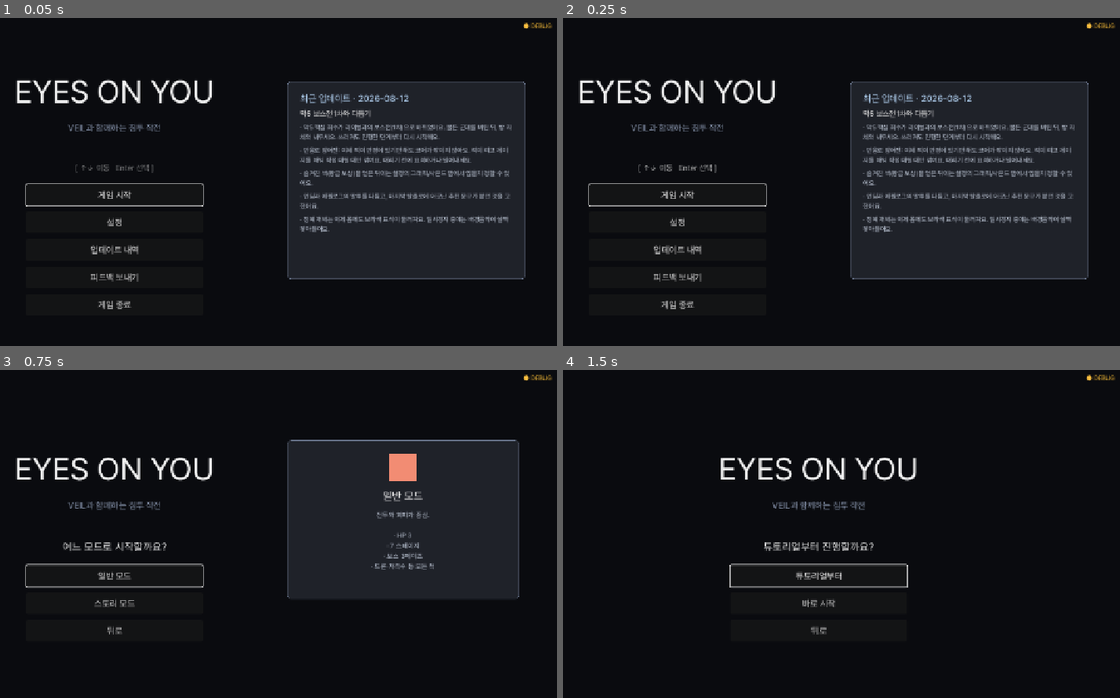
Above: before the commit, frames 1-4 (two rows, left to right).
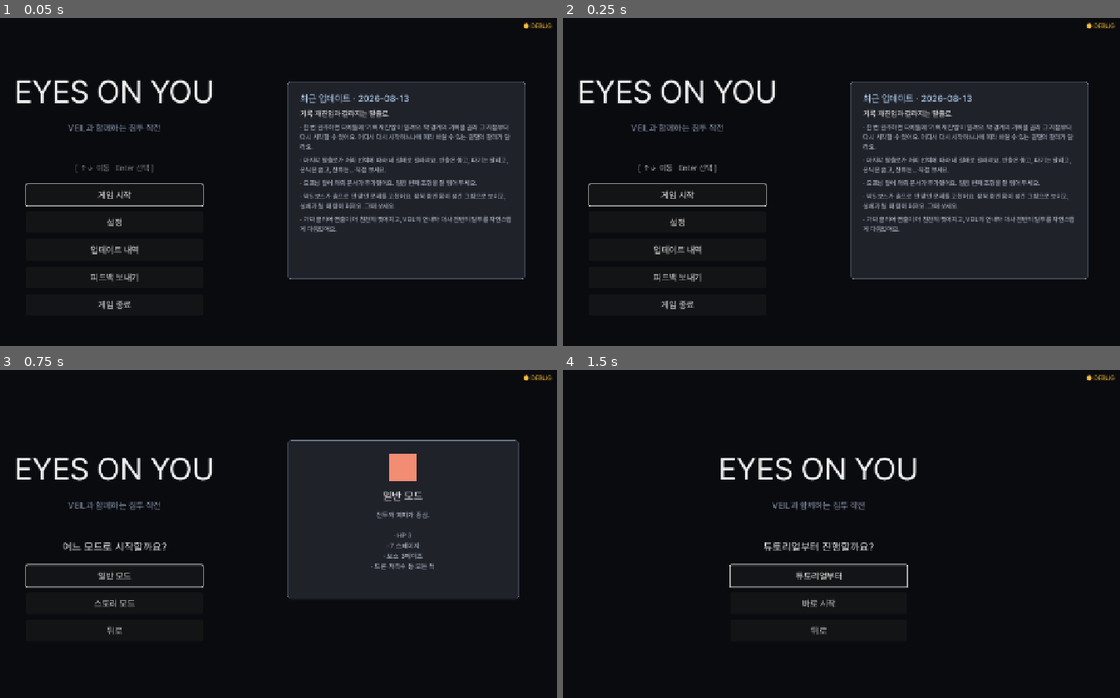
Above: after the commit, the same moments.

Repository: soomin007/EyesOnYou-Full
Game: Godot game, scene res://scenes/main.tscn
Two runs of this game, one before a commit and one after it. Both use one fixed random seed, a clock stepped at 60 frames per second and the inputs below. Sound files missing from this copy of the repository are replaced by a short silence.
Inputs:
- Up to frame 1 (0.05 s): no input
- Up to frame 2 (0.25 s): no input
- Up to frame 3 (0.75 s): click "게임 시작" at 0.5 s
- Up to frame 4 (1.5 s): click "일반 모드" at 1.25 s

The runs differ from the first frame. In frame 1, 3.7% of the frame differs, in the area x 53-92%, y 23-66%; in frame 2, 3.7%; in frame 3, nothing differs; in frame 4, nothing differs.

Commit message:
feat(escape): 처리별 탈출 4종 — 마지막 스테이지가 선택으로 갈라진다
- RouteData: route_escape_extract/destroy/conceal/leave 신설(s14 배타,
  disposal_choice 풀 필터) + 원형 route_escape는 스토리 모드 전용(story_only)
- MapData 레이아웃 4종: 봉쇄 게이트(혼성 고밀도+재머) / 붕괴 회랑(추격 벽+
  잔해, 엘리트 잠금) / 정비 갱도(수색 빔+니치 7, 엘리트 잠금) / 무인 회랑
  (적 0+위장 함정 1+배웅 실루엣 3)
- Stage: route_lines(맵 데이터 구동 1회 진행 자막, 라이벌/VEIL·글리치 옵션) +
  fake_watchers(FalseVeil._FakeMarker 재사용) 프리미티브 + 처리별 톤 캐스트
  (MUL 블렌드 — 막5 라이벌 CanvasModulate와 충돌 회피) + 경광/분진 연출
- route_escape 참조처 begins_with 이주(붕괴 해제·ACT3 자막 제외·평화주의
  제외·BGM 매핑) — known_issues route id 하드코딩 함정 대응
- 패치노트 2026-08-13 등재(재진입·탈출 4종·의뢰 문서·보스 피격 수정)

하니스 전 항목 PASS(디스포절 필터 4종+폴백+스토리 유지 · 4맵 부팅 기믹/적
구성 · route_lines 무크래시) + 스크린샷 4장 확인. 밸런스는 실플레이 대기

Co-Authored-By: Claude Fable 5 <noreply@anthropic.com>

Diff:
--- a/scripts/GameInfo.gd
+++ b/scripts/GameInfo.gd
@@ -10,6 +10,17 @@
 
 # 최신순(맨 위가 최신). date = 표시용, items = 변경점 줄.
 const PATCH_NOTES: Array = [
+	{
+		"date": "2026-08-13",
+		"title": "기록 재진입과 갈라지는 탈출로",
+		"items": [
+			"한 번 완주하면 타이틀에 '기록 재진입'이 열려요. 막 경계의 기록을 골라 그 지점부터 다시 시작할 수 있어요. 어디서 다시 시작하느냐에 따라 바꿀 수 있는 결말의 갈래가 달라요.",
+			"마지막 탈출로가 처리 선택에 따라 네 갈래로 갈라져요. 반출은 뚫고, 파기는 달리고, 은닉은 숨고, 잔류는... 직접 보세요.",
+			"오프닝 앞에 의뢰 문서가 추가됐어요. 일곱 번째 조항을 잘 읽어 두세요.",
+			"막5 보스가 총으로 안 맞던 문제를 고쳤어요. 잠복 중엔 몸이 성긴 그림으로 보이고, 실체가 될 때 링이 퍼져요. 그때 쏘세요.",
+			"가짜 클리어 연출이 더 천천히 찢어지고, VEIL의 안내와 대사 전반의 말투를 자연스럽게 다듬었어요.",
+		],
+	},
 	{
 		"date": "2026-08-12",
 		"title": "막5 보스전 1차와 다듬기",
--- a/scripts/GameState.gd
+++ b/scripts/GameState.gd
@@ -429,7 +429,7 @@
 	# 그 외, 보스/탈출 직전 첫 전투 맵(일반 stage>=4 / 스토리 stage2~3, 아직 안 붕괴)은 "진입부터 붕괴"
 	# onset으로: VeilSight가 시작부터 어둡고 진입 시 역전 멘트 1회(Stage가 pending으로 처리). 중간 글리치·
 	# 자막 겹침을 없애 "갑자기 와다닥" 느낌 제거(사용자 보고).
-	if rid == "route_escape":
+	if rid.begins_with("route_escape"):
 		veil_degraded = false
 		veil_reversal_pending = false
 	elif not veil_degraded:
--- a/scripts/MapData.gd
+++ b/scripts/MapData.gd
@@ -34,6 +34,10 @@
 		"route_ward":       return _ward()
 		"route_datacenter": return _datacenter()
 		"route_escape":     return _escape()
+		"route_escape_extract": return _escape_extract()
+		"route_escape_destroy": return _escape_destroy()
+		"route_escape_conceal": return _escape_conceal()
+		"route_escape_leave":   return _escape_leave()
 		"route_lab":        return _lab()
 		"route_core_recovery": return _core_recovery()
 		"route_hidden":     return _hidden()
@@ -633,6 +637,148 @@
 			"drone":  [],
 			"bomber": [], "shield": [],
 		},
+		"rewards": {"xp_orbs": [], "hp_pickups": []},
+		"spikes": [],
+	}
+
+# ─── 9-b. 처리별 탈출 4종(replay_support_plan §3.2) — _escape() 뼈대(터널→야경 3800) 공유,
+# 룰과 톤을 처리 선택이 정한다. s14 배타, RouteData disposal 키로 1종만 풀 진입. ───
+
+# 반출 = 총력 저지. 드라이브가 신호를 뿜어 위치가 상시 노출 — 시설 전 유닛이 길목에 몰린다.
+# 정면 돌파, 최고 밀도. 재머 1기(§4.1 맵당 1) + 혼성 배치. 엘리트는 스테이지 램프대로(만렙 대응).
+static func _escape_extract() -> Dictionary:
+	return {
+		"world_type":   "HORIZONTAL",
+		"world_size":   Vector2(3800.0, 720.0),
+		"player_start": Vector2(140.0, 540.0),
+		"goal_type":    "POSITION",
+		"goal_pos":     Vector2(3680.0, 540.0),
+		"camera_mode":  "HORIZONTAL",
+		"platforms": [
+			{"pos": Vector2(400, 520),  "w": 240.0},
+			{"pos": Vector2(800, 480),  "w": 240.0},
+			{"pos": Vector2(1200, 520), "w": 240.0},
+			{"pos": Vector2(1600, 480), "w": 240.0},
+			{"pos": Vector2(2000, 520), "w": 240.0},
+			{"pos": Vector2(2400, 480), "w": 240.0},
+			{"pos": Vector2(2800, 520), "w": 240.0},
+			{"pos": Vector2(3200, 480), "w": 240.0},
+			{"pos": Vector2(3500, 520), "w": 200.0},
+		],
+		"enemies": {
+			"patrol": [Vector2(650, 600.0), Vector2(1150, 600.0), Vector2(2050, 600.0), Vector2(2650, 600.0), Vector2(3150, 600.0)],
+			"sniper": [],
+			"drone":  [Vector2(2350, 300.0), Vector2(3050, 300.0)],
+			"bomber": [Vector2(1750, 600.0), Vector2(3300, 600.0)],
+			"shield": [Vector2(1450, 600.0), Vector2(2900, 600.0)],
+			"jammer": [Vector2(2450, 600.0)],
+		},
+		"route_lines": [
+			{"x": 1800.0, "who": "veil", "text": "경보가 우릴 앞질러 가요. 다음 구간은 미리 쏘면서 진입하죠.", "dur": 3.4},
+		],
+		"rewards": {"xp_orbs": [], "hp_pickups": [Vector2(2200, 460.0)]},
+		"spikes": [],
+	}
+
+# 파기 = 붕괴 탈출. 소각 여파로 시설 제어가 무너진다 — collapse 문법(추격 벽+잔해) 확장.
+# 라이벌 간섭이 폭주하다 뚝 끊기는 배웅(route_lines). 강제 전진 중 강화 개체는 unfair — 엘리트 잠금.
+static func _escape_destroy() -> Dictionary:
+	return {
+		"world_type":   "HORIZONTAL",
+		"world_size":   Vector2(3800.0, 720.0),
+		"player_start": Vector2(140.0, 540.0),
+		"goal_type":    "POSITION",
+		"goal_pos":     Vector2(3680.0, 540.0),
+		"camera_mode":  "HORIZONTAL",
+		"elite_chance": 0.0,
+		"chase_hazard": {"start_x": -300.0, "speed": 225.0, "max_gap": 680.0},
+		"platforms": [
+			{"pos": Vector2(1600, 470), "w": 130.0},
+			{"pos": Vector2(2900, 460), "w": 130.0},
+		],
+		"hurdles": [
+			{"x": 900.0,  "w": 46.0, "h": 80.0},
+			{"x": 1500.0, "w": 46.0, "h": 100.0},
+			{"x": 2100.0, "w": 54.0, "h": 120.0},
+			{"x": 2700.0, "w": 46.0, "h": 100.0},
+			{"x": 3200.0, "w": 46.0, "h": 80.0},
+		],
+		"enemies": {
+			"patrol": [Vector2(2400, 600.0)],
+			"sniper": [], "drone": [], "bomber": [], "shield": [],
+		},
+		"route_lines": [
+			{"x": 800.0,  "who": "rival", "text": "타는 냄새가 여기까지 옵니다. 제가... 타는 냄새가.", "dur": 3.2, "glitch": true},
+			{"x": 1900.0, "who": "rival", "text": "요원. 요원, 요원, 요ㅇ", "dur": 2.4, "glitch": true},
+			{"x": 2600.0, "who": "veil",  "text": "...신호가 끊겼어요. 저것도, 시설도. 앞만 봐요.", "dur": 3.2},
+		],
+		"rewards": {"xp_orbs": [], "hp_pickups": []},
+		"spikes": [],
+	}
+
+# 은닉 = 밀고당하는 잠입. 시설은 모르지만 라이벌은 안다 — 수색 빔(SweepBeam 검문)이 통로를 훑고,
+# 니치 사이를 리듬으로 건넌다. 막1 침투 문법의 역방향(어둠·회피 중심, 적 최소).
+static func _escape_conceal() -> Dictionary:
+	return {
+		"world_type":   "HORIZONTAL",
+		"world_size":   Vector2(3800.0, 720.0),
+		"player_start": Vector2(140.0, 540.0),
+		"goal_type":    "POSITION",
+		"goal_pos":     Vector2(3680.0, 540.0),
+		"camera_mode":  "HORIZONTAL",
+		"elite_chance": 0.0,
+		"sweep_beam": {
+			"x_start": -60.0, "x_end": 3860.0, "y_top": -120.0, "y_bot": 640.0,
+			"speed": 380.0, "rest": 2.0, "telegraph": 0.7, "beam_half": 24.0,
+		},
+		"cover_niches": [460.0, 950.0, 1450.0, 1950.0, 2450.0, 2950.0, 3450.0],
+		"niche_half": 90.0,
+		"platforms": [],
+		"enemies": {
+			"patrol": [Vector2(1250, 600.0), Vector2(2650, 600.0)],
+			"sniper": [], "drone": [], "bomber": [], "shield": [],
+		},
+		"route_lines": [
+			{"x": 1300.0, "who": "veil",  "text": "수색등이 우리 동선을 알고 움직여요. ...누가 흘리고 있어요.", "dur": 3.4},
+			{"x": 2700.0, "who": "rival", "text": "어디로 가시는 겁니까, 요원. 그건 제 것이기도 합니다.", "dur": 3.4},
+		],
+		"rewards": {"xp_orbs": [], "hp_pickups": []},
+		"spikes": [],
+	}
+
+# 잔류 = 거짓 평온. 라이벌이 유일하게 만족한 결말 — 아무도 막지 않는다. 적 0, 대신 거짓 렌더의
+# 최후 변주: 구형 렌더 실루엣들이 길가에 서서 배웅하고(fake_watchers), 위장 함정 하나(§4.1 맵당 1).
+static func _escape_leave() -> Dictionary:
+	return {
+		"world_type":   "HORIZONTAL",
+		"world_size":   Vector2(3800.0, 720.0),
+		"player_start": Vector2(140.0, 540.0),
+		"goal_type":    "POSITION",
+		"goal_pos":     Vector2(3680.0, 540.0),
+		"camera_mode":  "HORIZONTAL",
+		"platforms": [
+			{"pos": Vector2(400, 520),  "w": 240.0},
+			{"pos": Vector2(800, 480),  "w": 240.0},
+			{"pos": Vector2(1200, 520), "w": 240.0},
+			{"pos": Vector2(1600, 480), "w": 240.0},
+			{"pos": Vector2(2000, 520), "w": 240.0},
+			{"pos": Vector2(2400, 480), "w": 240.0},
+			{"pos": Vector2(2800, 520), "w": 240.0},
+			{"pos": Vector2(3200, 480), "w": 240.0},
+			{"pos": Vector2(3500, 520), "w": 200.0},
+		],
+		"enemies": {
+			"patrol": [], "sniper": [], "drone": [], "bomber": [], "shield": [],
+		},
+		"deceit_spikes": [
+			{"x": 2050, "w": 110, "dmg": 2},
+		],
+		"fake_watchers": [Vector2(1250, 636.0), Vector2(2600, 636.0), Vector2(3350, 636.0)],
+		"route_lines": [
+			{"x": 900.0,  "who": "rival", "text": "가시는 길은 열어 두었습니다.", "dur": 3.0},
+			{"x": 2200.0, "who": "rival", "text": "두고 가시는군요. ...고맙다는 말은, 하지 않겠습니다.", "dur": 3.4},
+			{"x": 3300.0, "who": "veil",  "text": "...끝까지 배웅할 모양이네요. 신경 쓰지 말고 가요.", "dur": 3.2},
+		],
 		"rewards": {"xp_orbs": [], "hp_pickups": []},
 		"spikes": [],
 	}
--- a/scripts/RouteData.gd
+++ b/scripts/RouteData.gd
@@ -156,15 +156,71 @@
 		"reward": 2,
 		"hidden": false,
 		"unique": false,
-		# 막5 종착(s15=내부14) — 회수·처리선택 뒤 빠져나가는 마지막 길. 클리어=에필로그→엔딩.
-		# is_final_stage_done()가 마지막 스테이지를 escape로 인식하므로 반드시 TOTAL_STAGES-1(=14)에 배타 배치.
+		# 막5 종착(s15=내부14). 본편은 처리별 탈출 4종(아래)이 대체 — 이 원형은 **스토리 모드 전용**
+		# (STORY_SCHEDULE이 직접 참조). story_only는 본편 풀에서 제외 플래그(replay_support_plan §3.2).
 		"min_stage": 14, "max_stage": 14,
 		"available_stages": [14],
+		"story_only": true,
 		"tags": ["우회", "은폐"],
 		"veil_comment": "비상 탈출로예요. 빨리 빠지면 그만큼 안전해요.",
 		"entry_comment": "조용한 길이에요. 멈추지 말고 빠지면 돼요.",
 		"entry_comment_replay": "조용한 길이에요. 여기, 낯이 익죠. 이번엔 뭐가 다를까요. 멈추지 말고 빠지세요.",
 		"stage_color": Color(0.10, 0.12, 0.14),
+	},
+	# ─── 처리별 탈출 4종(replay_support_plan §3.2, Dishonored 최종 미션 문법) ───
+	# s13 처리 선택이 s14의 룰을 바꾼다. 전부 s14 배타 + disposal 키 = 그 처리를 골랐을 때만 풀 진입.
+	# 정체성 = "시설과 라이벌이 그 처리에 어떻게 반응하는가"(드라이브 = 라이벌의 탈출 티켓).
+	{
+		"id": "route_escape_extract",
+		"name": "봉쇄 게이트",
+		"description": "드라이브가 신호를 뿜는다. 시설의 모든 유닛이 이 길목으로 몰린다.",
+		"risk": 3, "reward": 3,
+		"hidden": false, "unique": false,
+		"min_stage": 14, "max_stage": 14, "available_stages": [14],
+		"disposal": "extract",
+		"tags": ["전투", "노출"],
+		"veil_comment": "전부 이쪽으로 몰려와요. 뚫고 나가는 수밖에 없겠네요.",
+		"entry_comment": "드라이브가 신호를 흘려요. 위치가 계속 새고 있어요. 정면뿐이에요, 뚫죠.",
+		"stage_color": Color(0.22, 0.10, 0.10),
+	},
+	{
+		"id": "route_escape_destroy",
+		"name": "붕괴 회랑",
+		"description": "소각과 함께 시설 제어가 무너졌다. 뒤에서부터 구조가 내려앉는다.",
+		"risk": 3, "reward": 2,
+		"hidden": false, "unique": false,
+		"min_stage": 14, "max_stage": 14, "available_stages": [14],
+		"disposal": "destroy",
+		"tags": ["노출"],
+		"veil_comment": "소각 여파로 구조가 버티질 못해요. 멈추지만 않으면 돼요.",
+		"entry_comment": "뒤가 무너지기 시작했어요. 돌아볼 시간 없어요. 앞으로만 가요.",
+		"stage_color": Color(0.20, 0.12, 0.08),
+	},
+	{
+		"id": "route_escape_conceal",
+		"name": "정비 갱도",
+		"description": "아무도 반출 사실을 모른다. 단 하나, 시설 안의 눈만 빼고.",
+		"risk": 2, "reward": 2,
+		"hidden": false, "unique": false,
+		"min_stage": 14, "max_stage": 14, "available_stages": [14],
+		"disposal": "conceal",
+		"tags": ["은폐", "우회"],
+		"veil_comment": "조용히 나가야 해요. 들키면 은닉이 아니게 되죠.",
+		"entry_comment": "수색이 붙었어요. 저쪽이 우리 위치를 흘리는 것 같아요. 빛을 피해요.",
+		"stage_color": Color(0.06, 0.09, 0.13),
+	},
+	{
+		"id": "route_escape_leave",
+		"name": "무인 회랑",
+		"description": "아무것도 가지고 나가지 않는 길. 아무도 막지 않는다.",
+		"risk": 1, "reward": 2,
+		"hidden": false, "unique": false,
+		"min_stage": 14, "max_stage": 14, "available_stages": [14],
+		"disposal": "leave",
+		"tags": ["우회"],
+		"veil_comment": "막는 게 없어요. ...이상할 만큼요.",
+		"entry_comment": "조용하네요. 너무 조용해요. 보이는 걸 다 믿진 말아요.",
+		"stage_color": Color(0.13, 0.10, 0.16),
 	},
 	{
 		"id": "route_lab",
@@ -541,6 +597,15 @@
 			continue
 		if not _stage_in_range(route, stage_index):
 			continue
+		# 스토리 전용 원형(비상 탈출로)은 본편 풀에서 제외 — 처리별 4종이 대체.
+		if bool(route.get("story_only", false)):
+			continue
+		# 처리별 탈출 — disposal 키가 있으면 이번 런의 처리 선택과 일치할 때만(§3.2).
+		# 빈 값 폴백은 EndingResolver와 동일하게 extract(정상 흐름에선 s13 터널에서 항상 설정됨).
+		if route.has("disposal"):
+			var want: String = GameState.disposal_choice if GameState.disposal_choice != "" else GameState.DISPOSAL_EXTRACT
+			if str(route.get("disposal", "")) != want:
+				continue
 		var g: Array = route.get("guaranteed_in_stages", [])
 		if stage_index in g:
 			guaranteed.append(route)
--- a/scripts/Stage.gd
+++ b/scripts/Stage.gd
@@ -121,6 +121,12 @@
 	"route_server_hall": "mid_late",
 	"route_blackout":   "mid_late",
 	"route_escape":     "mid_late",
+	# 처리별 탈출 4종 — 본편(막5)은 막 기반 선곡(confront)이 우선하지만, 매핑 누락 폴백 함정
+	# 방지용으로 명시(known_issues 라우트 추가 체크리스트). 탈출별 BGM 분화는 백로그(사용자 결정).
+	"route_escape_extract": "confront",
+	"route_escape_destroy": "confront",
+	"route_escape_conceal": "confront",
+	"route_escape_leave":   "confront",
 	# lab(SENTINEL 보스) = confront(Violet Signal) — 0~25s 빌드업에 보스 인트로 컷씬을 정렬(2026-08-10).
 	# §7 reveal(처치 직후 라이벌 첫 발화)까지 라이벌 테마가 이어져 "라이벌이 지켜보던 판"의 데뷔 무대가 된다.
 	"route_lab":        "confront",
@@ -304,7 +310,7 @@
 	var stage: int = GameState.current_stage
 	# 비상 탈출로는 "탈출" 비트 — 시야 붕괴 아크에서 제외(스토리 stage4는 아래 조건으로 이미 빠지지만,
 	# 일반 모드 stage6은 stage>=5에 걸려 여기서 재발동되므로 route로 명시 차단). 사용자: 탈출 맵은 붕괴 꺼져야 함.
-	if GameState.current_route_id == "route_escape":
+	if GameState.current_route_id.begins_with("route_escape"):
 		return
 	# 시야 역전(reversal)은 딱 한 번만 발동 — 이미 붕괴된 뒤 후속 맵은 _arm_degraded_hazard_warning이
 	# "여기 잘 못 봐요" 경고를 맡는다. 여기서 또 reversal 자막+begin_degradation을 내면 중복이라 가드.
@@ -806,6 +812,8 @@
 	_build_defense_core()
 	_build_cover_niches()
 	_build_sweep_beam()
+	_build_route_lines()
+	_build_fake_watchers()
 
 var locked_door_triggered: bool = false
 
@@ -2042,6 +2050,60 @@
 	add_child(hz)
 	hz.setup(float(cfg.get("start_x", -300.0)), float(cfg.get("speed", 210.0)), float(cfg.get("max_gap", 700.0)))
 
+# 맵 데이터 구동 진행 자막 — MapData "route_lines": [{x, who("veil"/"rival"), text, dur?, glitch?}].
+# 플레이어가 x를 처음 넘는 순간 1회 출력(탈출 4종의 배웅/중계 비트, replay_support_plan §3.2).
+func _build_route_lines() -> void:
+	var arr: Array = _map_data.get("route_lines", [])
+	if arr.is_empty() or GameState.story_mode:
+		return
+	var trig := _RouteLineTriggers.new()
+	trig.host = self
+	trig.lines = arr
+	add_child(trig)
+
+class _RouteLineTriggers extends Node:
+	var host: Node = null
+	var lines: Array = []
+	var _fired: Array = []
+	func _physics_process(_delta: float) -> void:
+		if host == null or not is_instance_valid(host):
+			return
+		var tree := get_tree()
+		if tree == null:
+			return
+		var players := tree.get_nodes_in_group("player")
+		if players.is_empty():
+			return
+		var px: float = (players[0] as Node2D).global_position.x
+		for i in lines.size():
+			if i in _fired:
+				continue
+			var d: Dictionary = lines[i]
+			if px < float(d.get("x", 0.0)):
+				continue
+			_fired.append(i)
+			var txt: String = str(d.get("text", ""))
+			var dur: float = float(d.get("dur", 3.2))
+			if bool(d.get("glitch", false)):
+				host.call("_run_glitch", 0.5, 0.4)
+			if str(d.get("who", "veil")) == "rival":
+				host.call("_show_rival_subtitle", txt, dur)
+			else:
+				host.call("_show_veil_subtitle", txt, dur)
+
+# 거짓 렌더 배웅 실루엣 — MapData "fake_watchers": [Vector2]. 잔류 탈출의 정체성(§3.2):
+# 구형 렌더 문법의 실루엣(FalseVeil._FakeMarker 재사용)이 길가에 서서 플레이어를 겨눈 채
+# 배웅한다. 콜리전 없음 — 쏘면 렌더가 찢겼다 재조립(P3와 같은 공정 tell).
+func _build_fake_watchers() -> void:
+	var arr: Array = _map_data.get("fake_watchers", [])
+	if arr.is_empty() or GameState.story_mode:
+		return
+	for p in arr:
+		var m := FalseVeil._FakeMarker.new()
+		m.lifetime = 99999.0
+		m.position = p
+		add_child(m)
+
 # 아레나 방어(DefenseCore 기믹) — MapData "defense_core" = {pos, hp?, radius?, interval?}.
 # dome 안 적이 와인드업(예고 게이지) 후 코어를 직접 타격, 0이면 방어 실패. 웨이브 전멸이 클리어.
 # (2026-08-12 재설계: 오라 드레인 → 이산 타격. 인과 가독 + 밀어내기 유효화.)
@@ -2415,6 +2477,18 @@
 			_ambience_datacenter()
 		"route_escape":
 			_ambience_escape()
+		"route_escape_extract":
+			_ambience_escape()
+			_escape_tone_extract()
+		"route_escape_destroy":
+			_ambience_escape()
+			_escape_tone_destroy()
+		"route_escape_conceal":
+			_ambience_escape()
+			_escape_tone_conceal()
+		"route_escape_leave":
+			_ambience_escape()
+			_escape_tone_leave()
 		"route_hidden":
 			_ambience_hidden()
 		"route_parking_lot", "route_car_cover":
@@ -2793,6 +2867,74 @@
 		tw.tween_property(bar, "position:x", bar.position.x + 80.0, rng.randf_range(1.5, 2.8))
 		tw.tween_property(bar, "modulate:a", 0.0, 0.1)
 		tw.tween_property(bar, "modulate:a", 0.35, 0.1)
+
+# ─── 처리별 탈출 톤 오버레이(replay_support_plan §3.2) — _ambience_escape() 공통 뼈대 위에
+# 처리별 색을 얹는다. 캐스트는 CanvasModulate 대신 MUL 블렌드 풀스크린(막5 라이벌 틴트
+# CanvasModulate와의 중복 충돌 회피). 광과민 기준: 넓은 발광의 맥동은 얕고(±5%p) 느리게(1Hz 미만).
+
+func _escape_cast(color: Color) -> void:
+	var layer := CanvasLayer.new()
+	layer.layer = 8   # 월드 위, HUD(20+) 아래
+	add_child(layer)
+	var rect := ColorRect.new()
+	rect.color = color
+	rect.set_anchors_preset(Control.PRESET_FULL_RECT)
+	rect.mouse_filter = Control.MOUSE_FILTER_IGNORE
+	var mat := CanvasItemMaterial.new()
+	mat.blend_mode = CanvasItemMaterial.BLEND_MODE_MUL
+	rect.material = mat
+	layer.add_child(rect)
+
+# 반출 = 총력 저지: 붉은 경보 캐스트 + 벽면 경광 글로우(느린 호흡, 스트로브 아님).
+func _escape_tone_extract() -> void:
+	_escape_cast(Color(1.0, 0.86, 0.84))
+	for x in [700.0, 1500.0, 2300.0, 3100.0]:
+		var lamp := _AlarmGlow.new()
+		lamp.position = Vector2(float(x), 120.0)
+		add_child(lamp)
+
+class _AlarmGlow extends Node2D:
+	var _t: float = randf() * TAU
+	func _process(delta: float) -> void:
+		_t += delta
+		queue_redraw()
+	func _draw() -> void:
+		var a: float = 0.16 + 0.05 * sin(_t * 2.4)   # 약 0.38Hz 왕복 — 저대비 완만
+		draw_circle(Vector2.ZERO, 150.0, Color(0.95, 0.25, 0.2, a))
+		draw_circle(Vector2.ZERO, 60.0, Color(0.95, 0.30, 0.25, a * 1.4))
+
+# 파기 = 붕괴: 주황빛 재 캐스트 + 떨어지는 분진.
+func _escape_tone_destroy() -> void:
+	_escape_cast(Color(1.0, 0.90, 0.80))
+	add_child(_AshFall.new())
+
+class _AshFall extends Node2D:
+	var _parts: Array = []
+	func _ready() -> void:
+		z_index = 5
+		for i in 26:
+			_parts.append({"x": randf() * 3800.0, "y": randf() * 720.0,
+				"vy": 30.0 + randf() * 50.0, "r": 1.5 + randf() * 2.0})
+	func _process(delta: float) -> void:
+		for p in _parts:
+			var d: Dictionary = p
+			d["y"] = float(d["y"]) + float(d["vy"]) * delta
+			if float(d["y"]) > 720.0:
+				d["y"] = -10.0
+				d["x"] = randf() * 3800.0
+		queue_redraw()
+	func _draw() -> void:
+		for p in _parts:
+			var d: Dictionary = p
+			draw_circle(Vector2(float(d["x"]), float(d["y"])), float(d["r"]), Color(0.75, 0.62, 0.50, 0.35))
+
+# 은닉 = 밀고당하는 잠입: 어둠 캐스트(수색 빔·니치 시각은 SweepBeam 기믹이 담당).
+func _escape_tone_conceal() -> void:
+	_escape_cast(Color(0.62, 0.66, 0.74))
+
+# 잔류 = 거짓 평온: 옅은 바이올렛 캐스트(배웅 실루엣·위장 함정은 데이터 기믹이 담당).
+func _escape_tone_leave() -> void:
+	_escape_cast(Color(0.94, 0.88, 1.0))
 
 func _ambience_escape() -> void:
 	# 비상 탈출로 — 터널 walls(고정 구조물) + 항상 보이는 city group.
@@ -5602,7 +5744,7 @@
 		return false
 	if _goal_type != "POSITION" or not _had_enemies or challenge_active:
 		return false
-	if GameState.current_route_id in ["route_escape", "route_hidden"]:
+	if GameState.current_route_id == "route_hidden" or GameState.current_route_id.begins_with("route_escape"):
 		return false
 	if player == null or not is_instance_valid(player):
 		return false
Not shown, changed: docs/design/backlog.md
Not shown, changed: session_logs/2026-08-13.md
